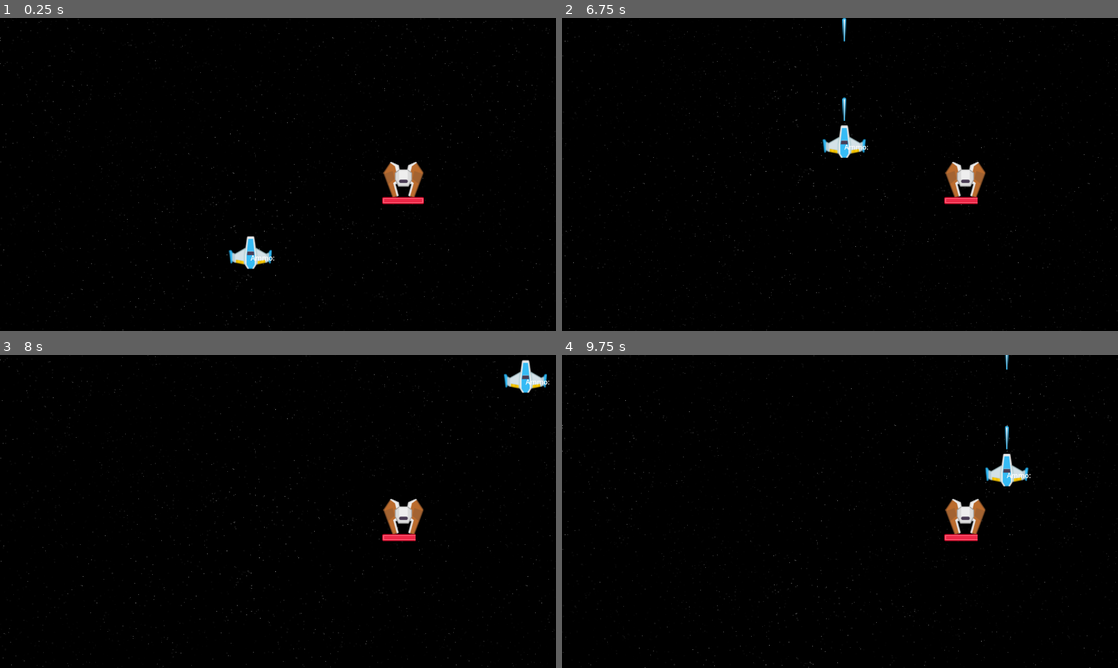
Above: before the commit, frames 1-4 (two rows, left to right).
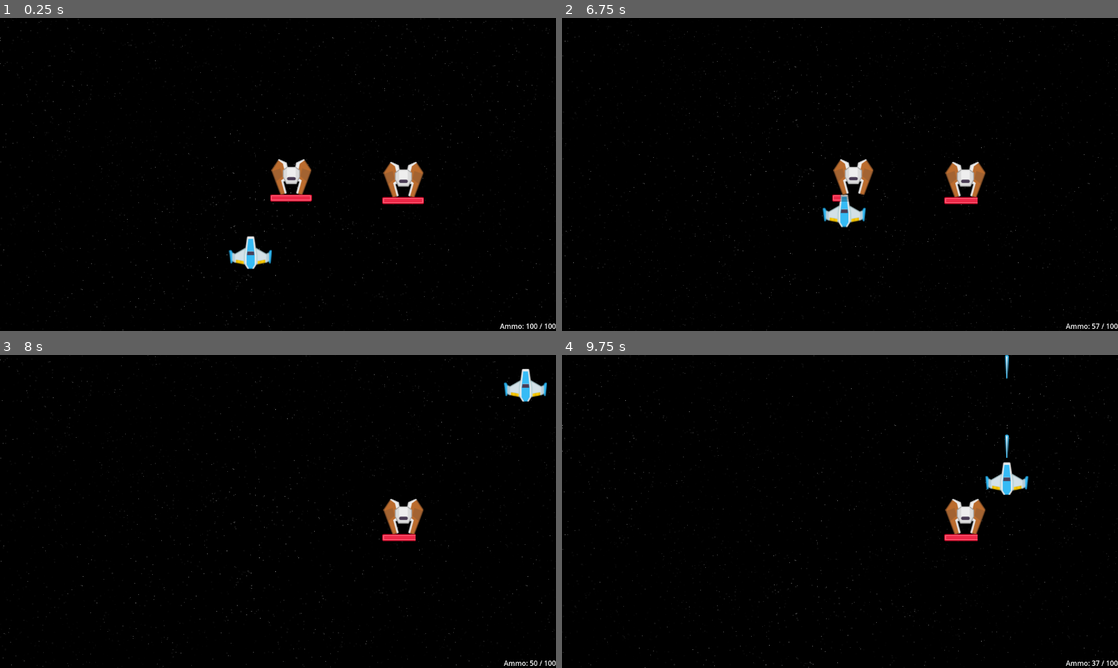
Above: after the commit, the same moments.

Repository: DavideZenobi/space-shooter
Game: Godot game, scene res://scenes/levels/level_1/level_1.tscn
Two runs of this game, one before a commit and one after it. Both use one fixed random seed, a clock stepped at 60 frames per second and the inputs below.
Inputs:
- Up to frame 1 (0.25 s): no input
- Up to frame 2 (6.75 s): hold D (move_right) 0.53-1.28 s; hold Space (shoot) 0.53-1.28 s; hold S (move_down) 1.28-2.03 s; tap Space (shoot) every 1.5 s from 1.35 to 5.85 s; hold D (move_right) 2.03-2.78 s; hold Space (shoot) 2.03-2.78 s; hold W (move_up) 2.78-3.53 s; hold Space (shoot) 3.53-4.28 s; hold A (move_left) 3.53-5.03 s; hold S (move_down) 5.03-5.78 s; hold Space (shoot) 5.03-5.78 s; hold D (move_right) 5.78-6.53 s; hold W (move_up) from 6.53 s (still down); hold Space (shoot) from 6.53 s (still down)
- Up to frame 3 (8 s): release W (move_up) at 7.28 s; release Space (shoot) at 7.28 s; hold D (move_right) from 7.28 s (still down); tap Space (shoot) at 7.35 s
- Up to frame 4 (9.75 s): release D (move_right) at 8.03 s; hold S (move_down) 8.03-8.78 s; hold Space (shoot) 8.03-8.78 s; hold A (move_left) 8.78-9.53 s; tap Space (shoot) at 8.85 s; hold W (move_up) from 9.53 s (still down); hold Space (shoot) from 9.53 s (still down)

The runs differ from the first frame. In frame 1, 0.8% of the frame differs, in the area x 45-100%, y 45-100%; in frame 2, 1.6%, in the area x 46-100%, y 0-100%; in frame 3, 0.7%; in frame 4, 0.8%.

Commit message:
initial general hud and ammo updating on ui

Diff:
--- a/scenes/levels/level_1/level_1.tscn
+++ b/scenes/levels/level_1/level_1.tscn
@@ -1,8 +1,9 @@
-[gd_scene load_steps=4 format=3 uid="uid://b7eeo37r0hsa5"]
+[gd_scene load_steps=5 format=3 uid="uid://b7eeo37r0hsa5"]
 
 [ext_resource type="PackedScene" uid="uid://bfklob58ogw14" path="res://scenes/player/player.tscn" id="1_ty1gb"]
 [ext_resource type="PackedScene" uid="uid://cyr6ndvweuq10" path="res://scenes/backgrounds/parallax.tscn" id="2_wangi"]
 [ext_resource type="PackedScene" uid="uid://c02rn7hxev23d" path="res://scenes/enemies/basic_enemy.tscn" id="3_hwlr8"]
+[ext_resource type="PackedScene" uid="uid://b7ug7b0trm8tc" path="res://scenes/ui/hud/hud.tscn" id="4_fuumm"]
 
 [node name="Level1" type="Node"]
 
@@ -13,3 +14,11 @@
 
 [node name="BasicEnemy" parent="." instance=ExtResource("3_hwlr8")]
 position = Vector2(929, 372)
+
+[node name="BasicEnemy2" parent="." instance=ExtResource("3_hwlr8")]
+position = Vector2(671, 366)
+
+[node name="Hud" parent="." node_paths=PackedStringArray("player") instance=ExtResource("4_fuumm")]
+player = NodePath("../Player")
+
+[connection signal="ammo_changed" from="Player" to="Hud" method="_update_ammo"]
--- a/scenes/player/player.gd
+++ b/scenes/player/player.gd
@@ -11,6 +11,8 @@
 var current_ammo: int;
 
 var screen_size: Vector2;
+
+signal ammo_changed;
 
 @onready var audio_shoot: AudioStreamPlayer2D = $AudioShoot;
 @onready var health_component: HealthComponent = $HealthComponent;
@@ -46,6 +48,7 @@
 		time_since_last_shoot = fire_rate;
 		current_ammo -= 1;
 		reload_cooldown.start();
+		ammo_changed.emit();
 
 	if time_since_last_shoot > 0:
 		time_since_last_shoot = clamp(time_since_last_shoot - delta, 0, fire_rate);
@@ -70,3 +73,4 @@
 	current_ammo += 1;
 	if current_ammo == max_ammo:
 		reload.stop();
+	ammo_changed.emit();
--- a/scenes/player/player.tscn
+++ b/scenes/player/player.tscn
@@ -48,16 +48,11 @@
 [node name="HealthComponent" parent="." instance=ExtResource("5_vqb5c")]
 
 [node name="ReloadCooldown" type="Timer" parent="."]
-wait_time = 2.0
+wait_time = 1.5
 one_shot = true
 
 [node name="Reload" type="Timer" parent="."]
-wait_time = 0.1
-
-[node name="Label" type="Label" parent="."]
-offset_right = 40.0
-offset_bottom = 23.0
-text = "Ammo: "
+wait_time = 0.05
 
 [connection signal="timeout" from="Sprite2D/BlinkInterval" to="Sprite2D" method="_alternate_blink_effect"]
 [connection signal="timeout" from="Sprite2D/BlinkDuration" to="Sprite2D" method="_stop_blink_effect"]
--- /dev/null
+++ b/scenes/ui/hud/hud.gd
@@ -0,0 +1,22 @@
+extends Control
+
+@export var player: CharacterBody2D;
+
+@onready var ammo: Label = $Ammo;
+
+
+func _ready():
+	ammo.text = "Ammo: " + str(player.current_ammo) + " / " + str(player.max_ammo);
+	pass # Replace with function body.
+
+
+# Called every frame. 'delta' is the elapsed time since the previous frame.
+func _process(delta):
+	pass
+
+func _update_ammo():
+	ammo.text = "Ammo: " + str(player.current_ammo) + " / " + str(player.max_ammo);
+
+func _update_health():
+
+	pass;
--- /dev/null
+++ b/scenes/ui/hud/hud.tscn
@@ -0,0 +1,24 @@
+[gd_scene load_steps=2 format=3 uid="uid://b7ug7b0trm8tc"]
+
+[ext_resource type="Script" path="res://scenes/ui/hud/hud.gd" id="1_kn4vk"]
+
+[node name="Hud" type="Control"]
+layout_mode = 3
+anchors_preset = 15
+anchor_right = 1.0
+anchor_bottom = 1.0
+grow_horizontal = 2
+grow_vertical = 2
+script = ExtResource("1_kn4vk")
+
+[node name="Ammo" type="Label" parent="."]
+layout_mode = 1
+anchors_preset = 3
+anchor_left = 1.0
+anchor_top = 1.0
+anchor_right = 1.0
+anchor_bottom = 1.0
+offset_left = -40.0
+offset_top = -23.0
+grow_horizontal = 0
+grow_vertical = 0
